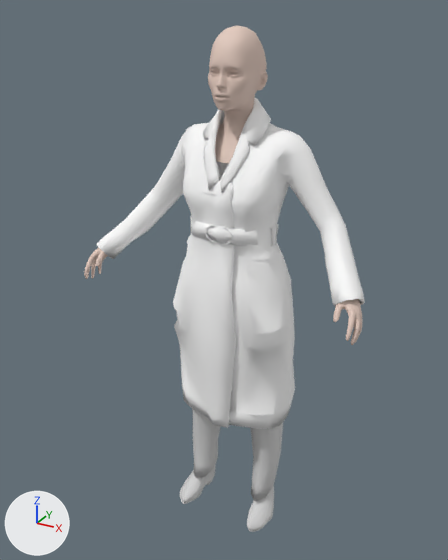
Renders of the glTF model assets/people/mh/anjali.dress-warm.lod.glb from each side of a commit.
Before and after are seen from a camera (50 mm lens) standing at (0.838, -1.572, 0.518) and looking at (-0.036, 0.016, -0.276). The lights are fixed; the arrows at lower left show +X, +Y and +Z. The older version comes first. Where no turn or scale is listed for an object, it has been applied to the vertices.

Names of what the first picture shows: 'body', 'clothes:punkduck_winter_coat', 'clothes:toigo_ankle_boots_female', 'clothes:toigo_wool_pants', 'head'.
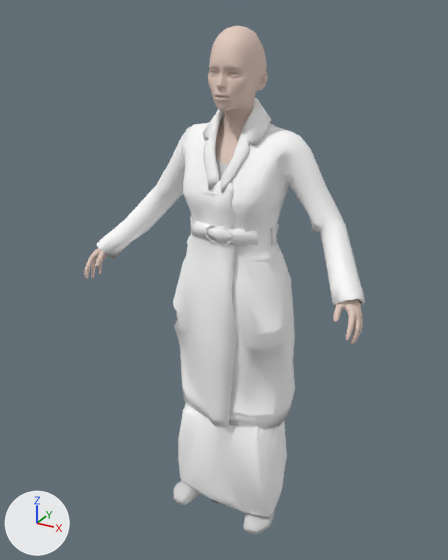
The newer file is also turned or shifted as a whole; pictures and numbers use the older file's frame.

What changed in the scene script:
```text
Add mat_clothes_mindfront_f_dress_09:
    mat_clothes_mindfront_f_dress_09 = principled_material('clothes:mindfront_f_dress_09')
    mat_clothes_mindfront_f_dress_09.base_color = (1.0, 1.0, 1.0)  # white #ffffff
    mat_clothes_mindfront_f_dress_09.roughness = 0.804
Add mat_clothes_elvs_ruffle_sleeve_peasant_blouse_1:
    mat_clothes_elvs_ruffle_sleeve_peasant_blouse_1 = principled_material('clothes:elvs_ruffle_sleeve_peasant_blouse_1')
    mat_clothes_elvs_ruffle_sleeve_peasant_blouse_1.base_color = (0.64, 0.64, 0.64)  # light grey #d1d1d1
Add me_clothes_mindfront_f_dress_09:
    me_clothes_mindfront_f_dress_09.from_pydata(...)  # 595 vertices, 982 faces; spans x -0.421..0.421, y -0.13..0.18, z -1.691..-0.42
    me_clothes_mindfront_f_dress_09.materials.append(mat_clothes_mindfront_f_dress_09)  # white #ffffff
Add me_clothes_elvs_ruffle_sleeve_peasant_blouse_1:
    me_clothes_elvs_ruffle_sleeve_peasant_blouse_1.from_pydata(...)  # 286 vertices, 491 faces; spans x -0.186..0.166, y -0.075..0.127, z -0.903..-0.398
    me_clothes_elvs_ruffle_sleeve_peasant_blouse_1.materials.append(mat_clothes_elvs_ruffle_sleeve_peasant_blouse_1)  # light grey #d1d1d1
Add me_clothes_dressupdoc_balletflat1:
    me_clothes_dressupdoc_balletflat1.from_pydata(...)  # 247 vertices, 414 faces; spans x -0.194..0.194, y -0.13..0.089, z -1.734..-1.602
    me_clothes_dressupdoc_balletflat1.materials.append(mat_clothes_toigo_wool_pants)  # light grey #d1d1d1
Remove ob_clothes_toigo_ankle_boots_female:
    ob_clothes_toigo_ankle_boots_female = bpy.data.objects.new('clothes:toigo_ankle_boots_female', me_clothes_toigo_ankle_boots_female)
    ob_clothes_toigo_ankle_boots_female.location = (0.0, 0.0, 0.0)
Remove ob_clothes_toigo_wool_pants:
    ob_clothes_toigo_wool_pants = bpy.data.objects.new('clothes:toigo_wool_pants', me_clothes_toigo_wool_pants)
    ob_clothes_toigo_wool_pants.location = (0.0, 0.0, 0.0)
Add ob_clothes_mindfront_f_dress_09:
    ob_clothes_mindfront_f_dress_09 = bpy.data.objects.new('clothes:mindfront_f_dress_09', me_clothes_mindfront_f_dress_09)
    ob_clothes_mindfront_f_dress_09.location = (-0.001, -0.001, 0.596)
Add ob_clothes_elvs_ruffle_sleeve_peasant_blouse_1:
    ob_clothes_elvs_ruffle_sleeve_peasant_blouse_1 = bpy.data.objects.new('clothes:elvs_ruffle_sleeve_peasant_blouse_1', me_clothes_elvs_ruffle_sleeve_peasant_blouse_1)
    ob_clothes_elvs_ruffle_sleeve_peasant_blouse_1.location = (-0.001, -0.001, 0.596)
Add ob_clothes_dressupdoc_balletflat1:
    ob_clothes_dressupdoc_balletflat1 = bpy.data.objects.new('clothes:dressupdoc_balletflat1', me_clothes_dressupdoc_balletflat1)
    ob_clothes_dressupdoc_balletflat1.location = (-0.001, -0.001, 0.596)
```

What differs and where, as boxes (x1, y1, x2, y2) in the pictures (448 x 560 px):
'clothes:mindfront_f_dress_09', added: after (178, 403, 287, 517)
'clothes:toigo_wool_pants', deleted: before (192, 408, 283, 501)
'clothes:toigo_ankle_boots_female', deleted: before (180, 465, 274, 532)
'clothes:dressupdoc_balletflat1', added: after (173, 480, 275, 534)
'clothes:elvs_ruffle_sleeve_peasant_blouse_1', added (mostly hidden): after (216, 123, 228, 180)
